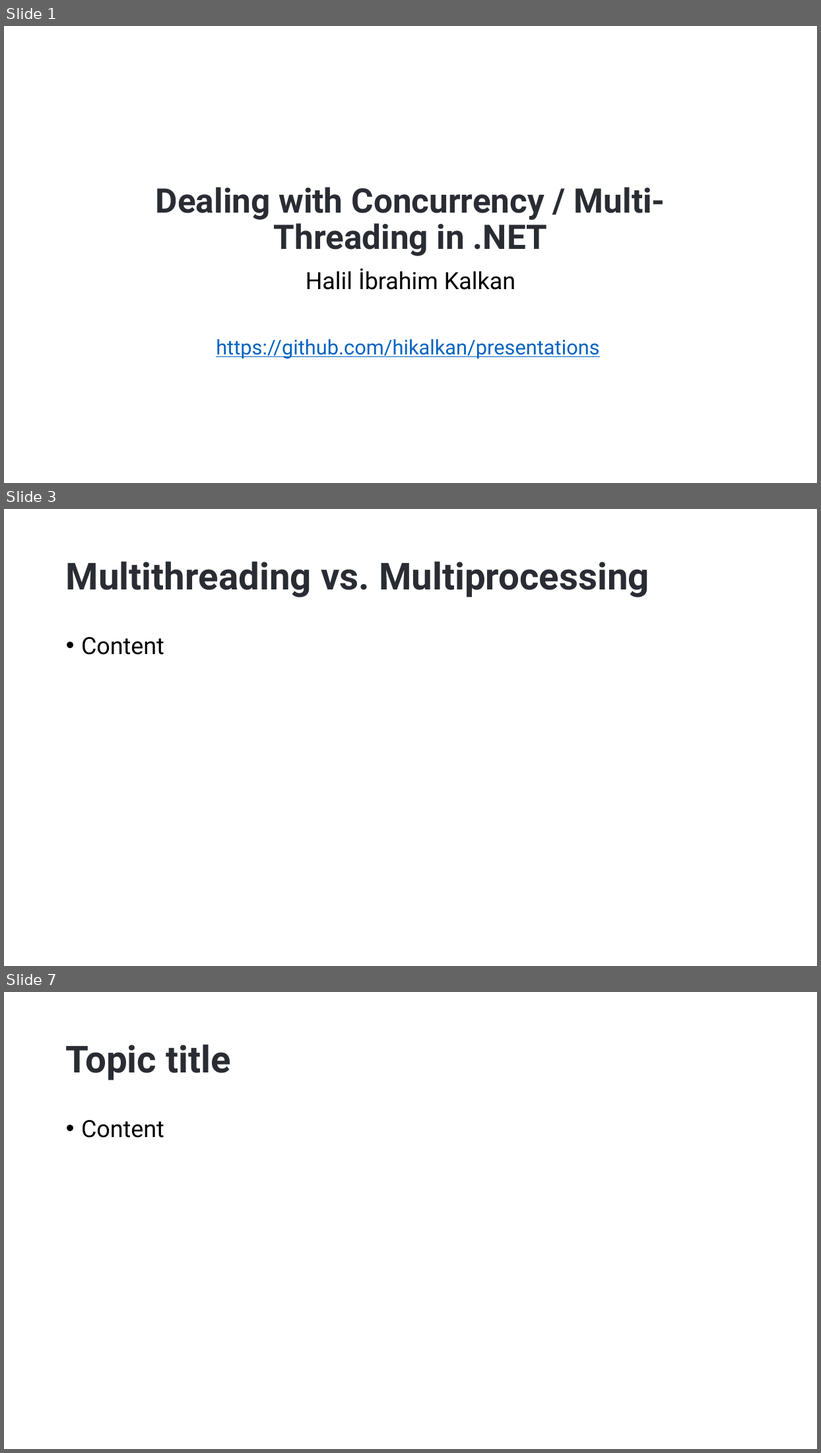
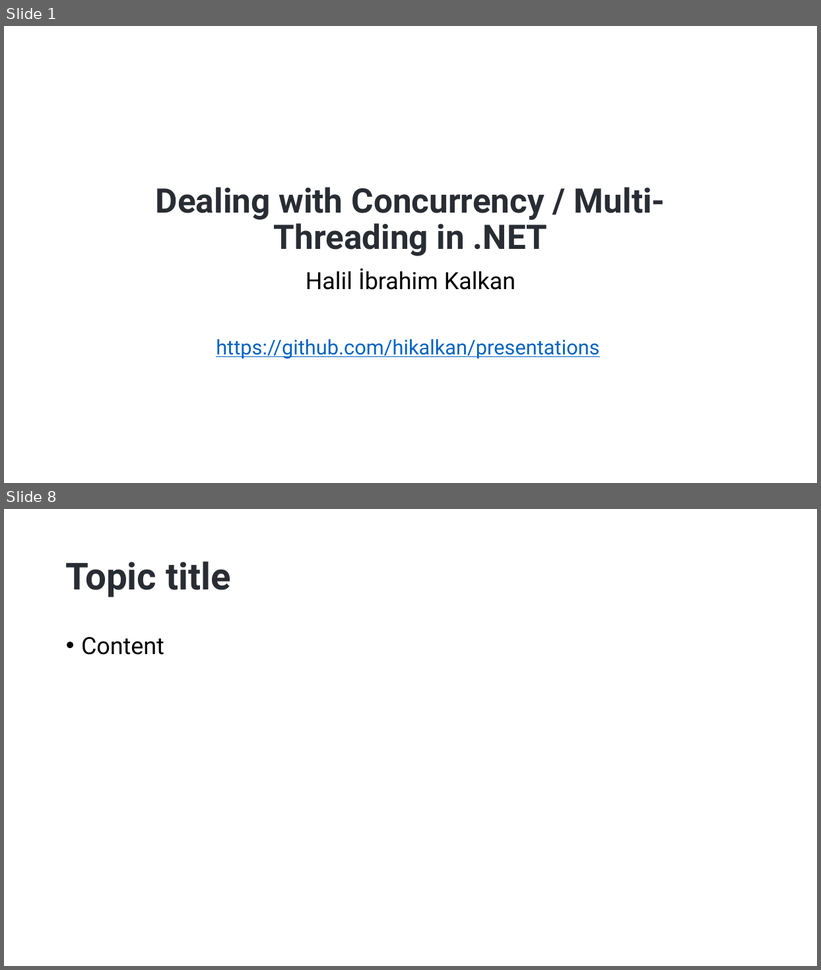
Before and after one commit to hikalkan/presentations, a slide deck: 2023-06-01 Dealing with Concurrency - Multi-Threading in Dotnet/Dotnet-Multi-Threading.pptx. Shown one above the other, each under a label of ours: slides 1, 3 and 7 before the commit, slides 1 and 8 after it; the slides between them are not shown. The pictures are 821x1453 and 821x970 pixels, drawn with LibreOffice and Linux fonts; fonts in the diff are those of the drawing; background and template pictures are left out. Boxes give left, top, right and bottom in pixels: in the first picture for what was removed or moved away, otherwise in the second. Text is boxed around its words. In the diff, an @@ line names an element or a change of style, - is before the commit and + after.

```diff
--- a/2023-06-01 Dealing with Concurrency - Multi-Threading in Dotnet/Dotnet-Multi-Threading.pptx
+++ b/2023-06-01 Dealing with Concurrency - Multi-Threading in Dotnet/Dotnet-Multi-Threading.pptx
@@ slide 3 removed at [4, 509, 817, 966], background picture (left out) @@
@@ title removed at [66, 561, 649, 597] @@
-Multithreading vs. Multiprocessing
@@ text removed at [81, 637, 164, 655] @@
-• Content
@@ what was slide 7 is now slide 8 @@
```
Also in this commit, not shown: 6 slides added, 4 other slides removed, 5 other files.
